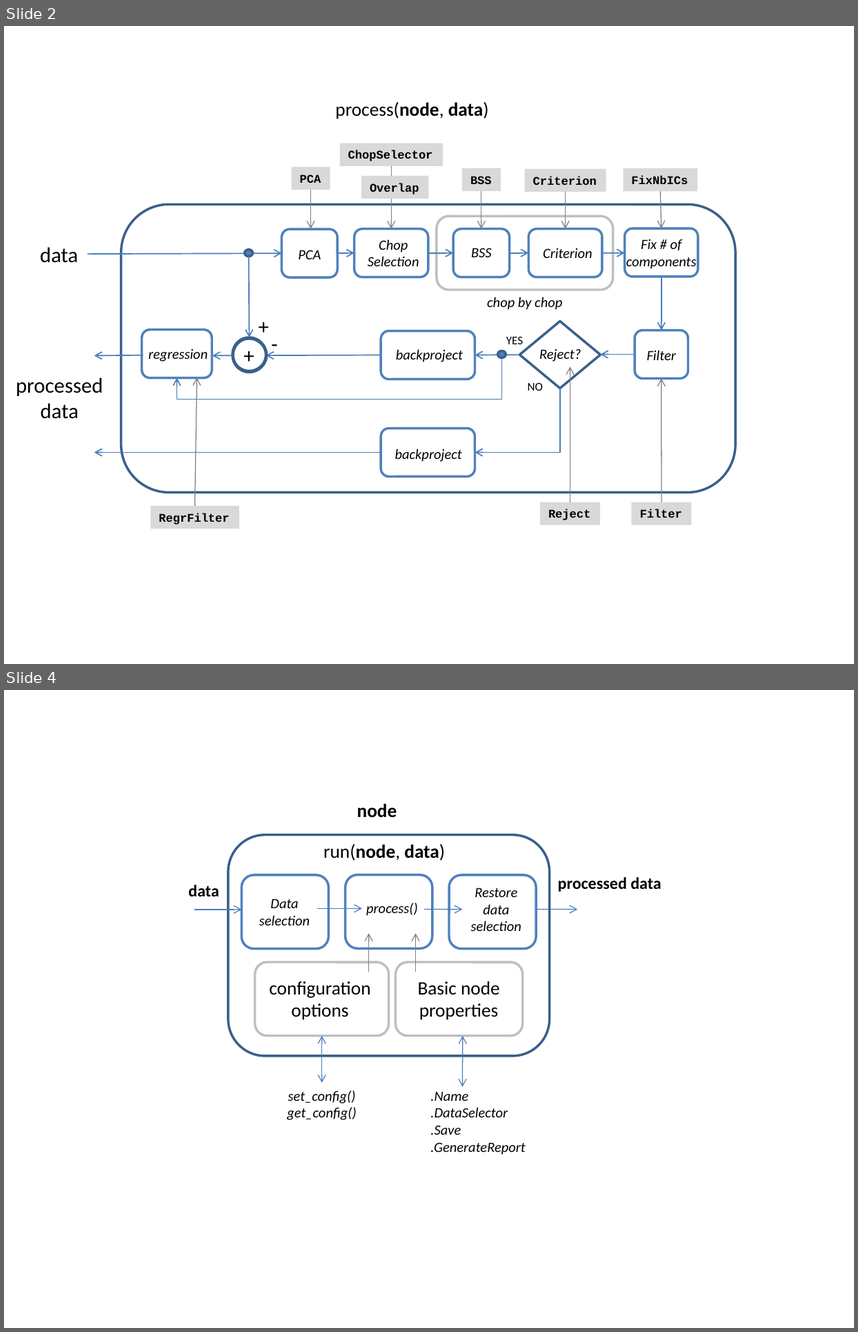
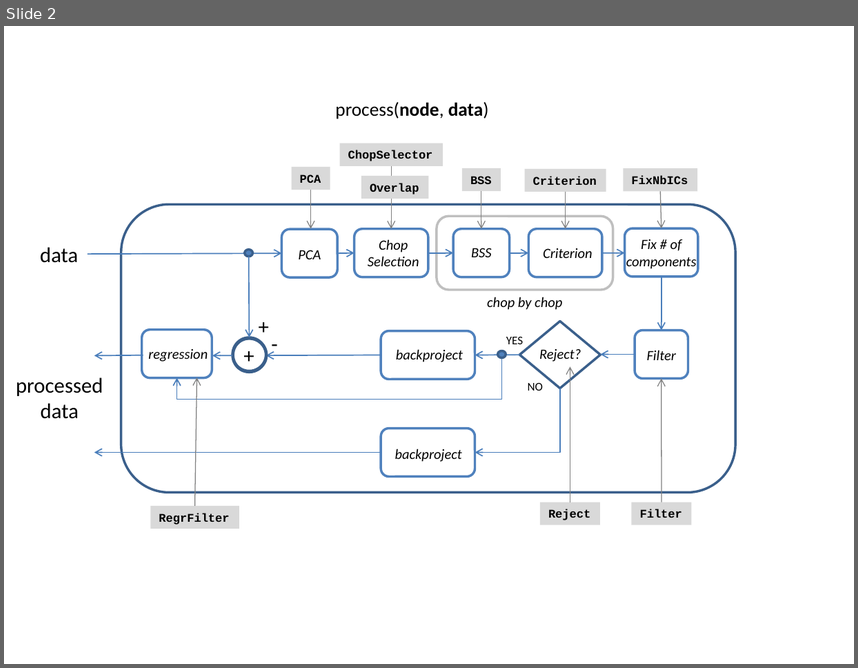
Before and after one commit to meegpipe/meegpipe, a slide deck: +meegpipe/+node/figs.pptx. Shown one above the other, each under a label of ours: slides 2 and 4 before the commit, slide 2 after it; the slides between them are not shown. The pictures are 858x1332 and 858x668 pixels, drawn with LibreOffice and Linux fonts; fonts in the diff are those of the drawing. Boxes give left, top, right and bottom in pixels: in the first picture for what was removed or moved away, otherwise in the second. Text is boxed around its words. In the diff, an @@ line names an element or a change of style, - is before the commit and + after.

```diff
--- a/+meegpipe/+node/figs.pptx
+++ b/+meegpipe/+node/figs.pptx
@@ slide 4 removed at box(4, 690, 854, 1328), background #FFFFFF @@
@@ text removed at box(357, 803, 397, 818) @@
-node
@@ rounded rectangle removed at box(228, 834, 550, 1056) @@
@@ text removed at box(323, 844, 445, 860) @@
-run(node, data)
@@ rounded rectangle removed at box(242, 876, 329, 949) @@
@@ rounded rectangle removed at box(346, 874, 432, 949) @@
@@ rounded rectangle removed at box(450, 876, 536, 949) @@
@@ text removed at box(188, 885, 219, 896) @@
-data
@@ text removed at box(471, 888, 522, 931) @@
-Restore data selection
@@ text removed at box(558, 877, 661, 891) @@
-processed data
@@ arrow removed from (194, 909) to (242, 909) @@
@@ text removed at box(259, 899, 310, 925) @@
-Data selection
@@ arrow removed from (318, 909) to (362, 909) @@
@@ text removed at box(366, 903, 418, 916) @@
-process()
@@ arrow removed from (424, 909) to (462, 909) @@
@@ arrow removed from (532, 909) to (578, 909) @@
@@ arrow removed from (369, 972) to (369, 933) @@
@@ arrow removed from (415, 972) to (415, 933) @@
@@ rounded rectangle removed at box(254, 962, 388, 1036) @@
@@ rounded rectangle removed at box(396, 962, 524, 1036) @@
@@ text removed at box(269, 981, 370, 1020) @@
-configuration options
@@ text removed at box(418, 981, 500, 1020) @@
-Basic node properties
@@ double arrow removed from (322, 1083) to (322, 1035) @@
@@ double arrow removed from (462, 1087) to (463, 1035) @@
@@ text removed at box(287, 1090, 356, 1120) @@
-set_config()
-get_config()
@@ text removed at box(430, 1092, 525, 1154) @@
-.Name
-.DataSelector
-.Save
-.GenerateReport
```
Also in this commit, not shown: 1 slide changed, 1 slide added, 2 other files.
